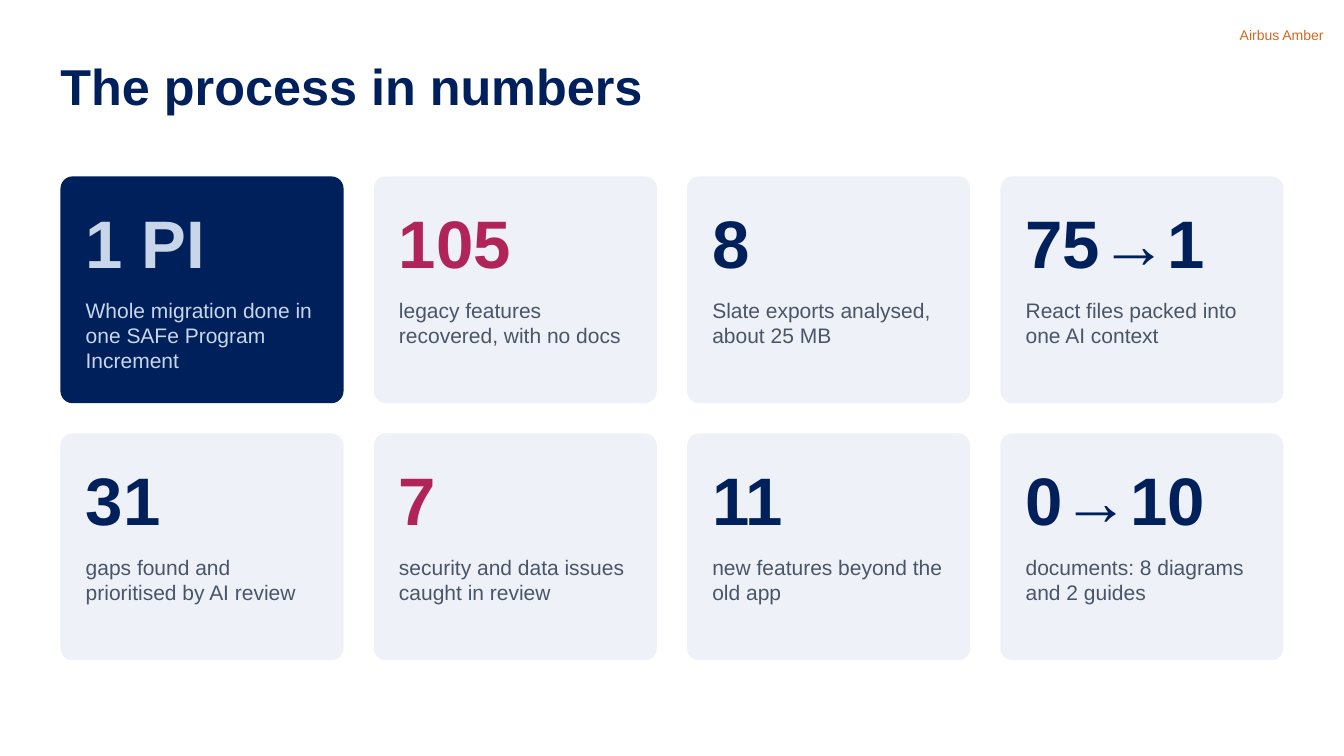
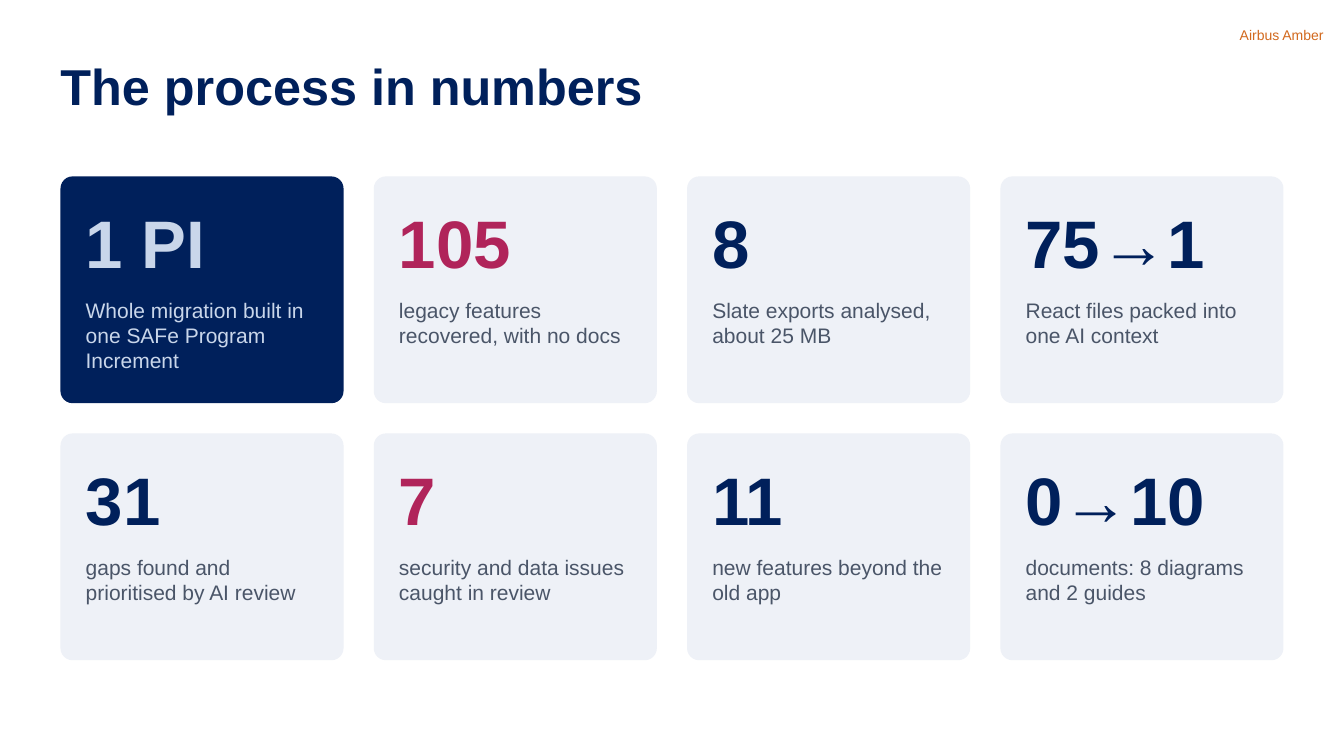
Before and after one commit to nithinram97/archify, a slide deck: slide 7 of erm-migration/docs/ERM-Migration-Jury-Pitch.pptx. Drawn at 1344x756 pixels with LibreOffice and Linux fonts; fonts in the diff are those of the drawing. Boxes give left, top, right and bottom in pixels: in the first picture for what was removed or moved away, otherwise in the second. Text is boxed around its words. In the diff, an @@ line names an element or a change of style, - is before the commit and + after.

```diff
--- a/erm-migration/docs/ERM-Migration-Jury-Pitch.pptx
+++ b/erm-migration/docs/ERM-Migration-Jury-Pitch.pptx
@@ text at [86, 302, 303, 368]: text changed @@
-Whole migration done in one SAFe Program Increment
+Whole migration built in one SAFe Program Increment
```
Also in this commit, not shown: 1 other slide changed, 3 other files.
